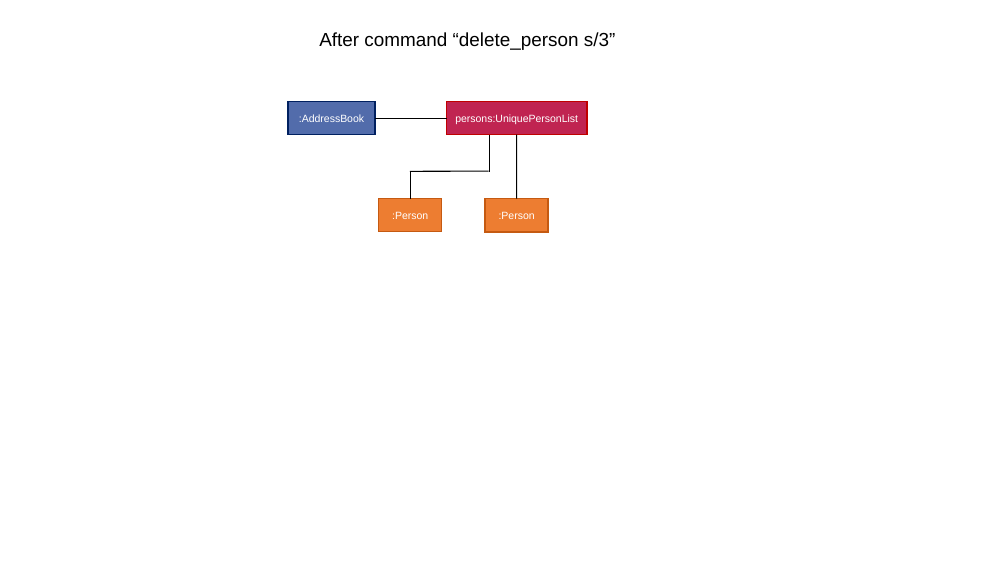
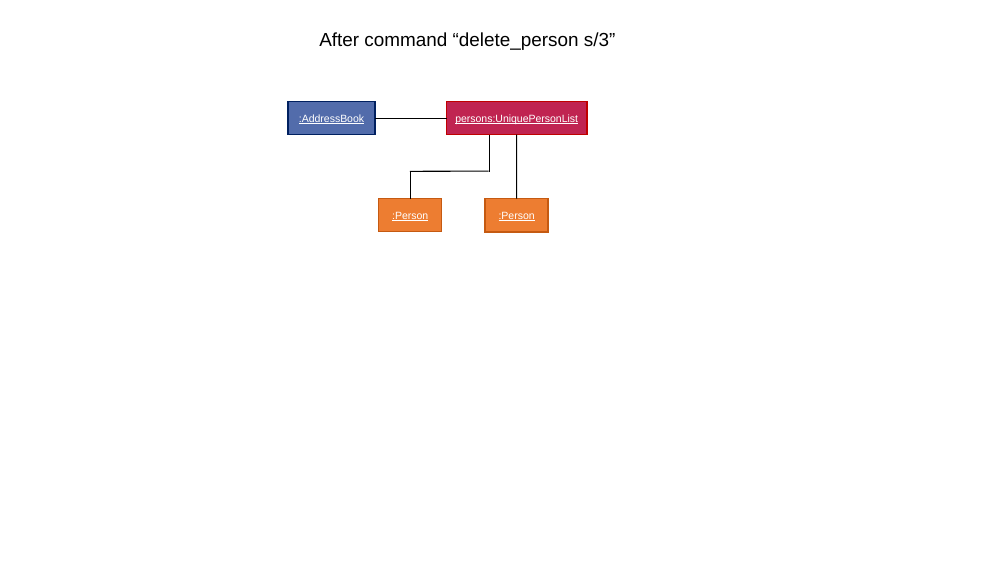
Before and after one commit to nus-cs2103-AY2021S2/tp, a slide deck: slide 2 of docs/diagrams/DeletePersonObjectDiagram.pptx. Drawn at 1008x567 pixels with LibreOffice and Linux fonts; fonts in the diff are those of the drawing. Boxes give left, top, right and bottom in pixels: in the first picture for what was removed or moved away, otherwise in the second. Text is boxed around its words. In the diff, an @@ line names an element or a change of style, - is before the commit and + after.

Commit message:
Update DG for delete_person

```diff
--- a/docs/diagrams/DeletePersonObjectDiagram.pptx
+++ b/docs/diagrams/DeletePersonObjectDiagram.pptx
@@ underline on in 4 elements at (x1=288, y1=101, x2=375, y2=135), (x1=447, y1=101, x2=588, y2=135), (x1=379, y1=198, x2=442, y2=231), (x1=485, y1=199, x2=548, y2=232) @@
```
Also in this commit, not shown: 1 other slide changed, 3 other files.
